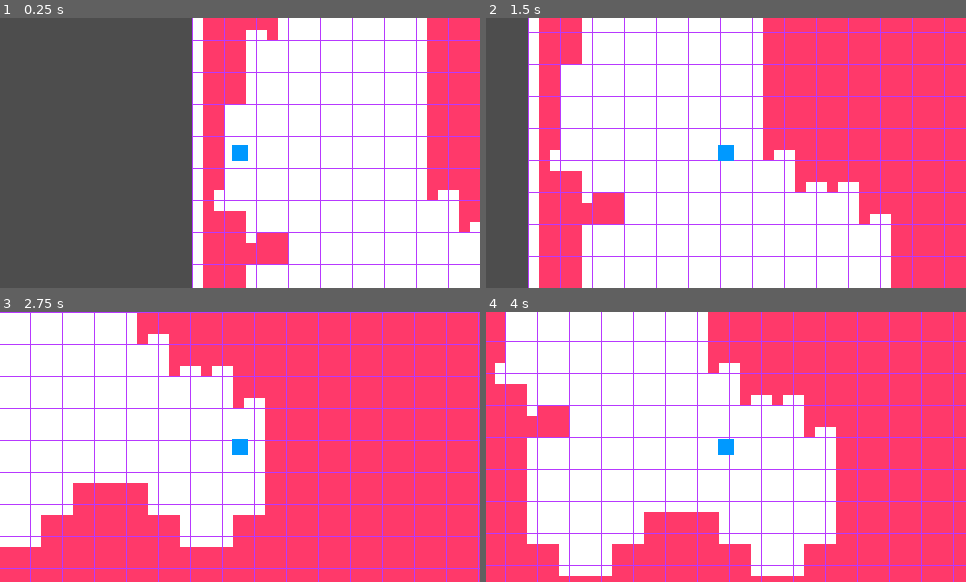
Above: before the commit, frames 1-4 (two rows, left to right).
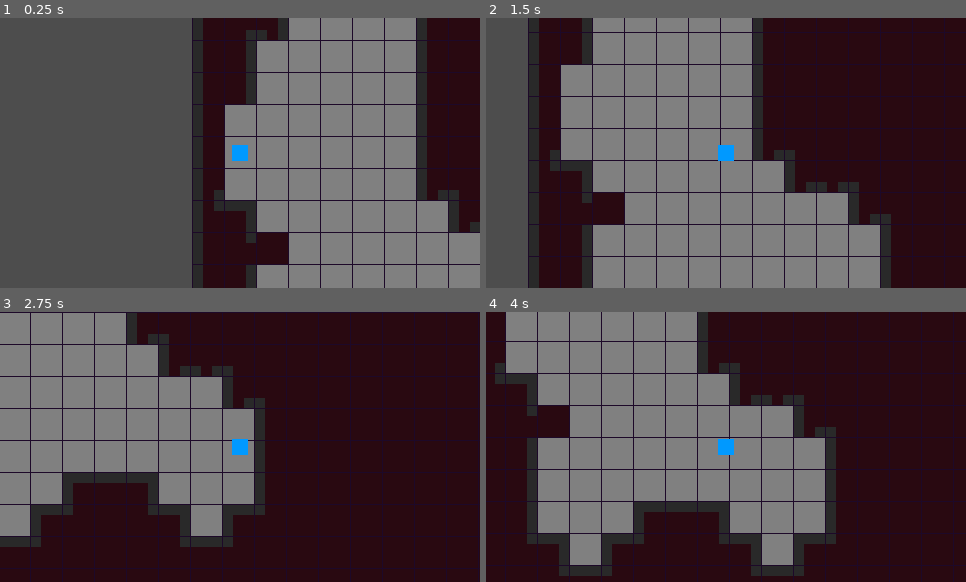
Above: after the commit, the same moments.

Repository: sakkaku-dev/godot-prototyping
Game: Godot game, scene res://games/food-dungeon/game.tscn
The game is run twice, just before and just after one commit, with the same random seed, the same clock (stepped at 60 frames per second) and the same inputs. Before the commit the project starts from res://games/game.tscn.
Inputs (mouse positions are in pixels of both pictures, inside the frame that each line leads up to):
- Up to frame 1 (0.25 s): no input
- Up to frame 2 (1.5 s): tap Enter at 0.5 s; move the mouse to (831, 139) at 0.52 s; press the mouse at (831, 139) at 0.53 s; hold D (move_right) 0.53-1.28 s; move the mouse to (630, 166) at 1.27 s; release the mouse at (630, 166) at 1.28 s; hold S (move_down) from 1.28 s (still down); click (630, 166) at 1.35 s
- Up to frame 3 (2.75 s): move the mouse to (288, 387) at 2.02 s; release S (move_down) at 2.03 s; hold D (move_right) from 2.03 s (still down); hold E (interact) from 2.03 s (still down); click (288, 387) at 2.3 s
- Up to frame 4 (4 s): move the mouse to (702, 501) at 2.77 s; release D (move_right) at 2.78 s; release E (interact) at 2.78 s; hold W (move_up) 2.78-3.53 s; click (702, 501) at 2.85 s; tap Space at 3.5 s; move the mouse to (870, 487) at 3.52 s; press the mouse at (870, 487) at 3.53 s; hold A (move_left) from 3.53 s (still down)

The runs differ from the first frame. In frame 1, 60% of the frame differs, in the area x 40-100%, y 0-100%; in frame 2, 91%; in frame 3, 100%, in the area x 0-100%, y 0-100%; in frame 4, 100%.

Commit message:
refactor to games folder

Diff:
--- a/games/ToggleHitBox.gd
+++ b/combat/ToggleHitBox.gd
@@ -3,12 +3,19 @@
 
 @export var hitbox: HitBox
 @export var attack_time := 0.1
+@export var node: CanvasItem
 
 func _ready():
 	hitbox.monitoring = false
+	if node:
+		node.hide()
 
 func _unhandled_input(event):
 	if event.is_action_pressed("attack"):
 		hitbox.monitoring = true
+		if node:
+			node.show()
 		await get_tree().create_timer(attack_time).timeout
 		hitbox.monitoring = false
+		if node:
+			node.hide()
--- /dev/null
+++ b/games/food-dungeon/BatEffect.gd
@@ -0,0 +1,7 @@
+extends Node
+
+@export var stun_chance := 0.1
+@export var see_invisible_chance := 0.3
+
+func apply():
+	pass
--- a/games/corpse.tscn
+++ b/games/food-dungeon/corpse.tscn
@@ -1,11 +1,12 @@
-[gd_scene load_steps=6 format=3 uid="uid://xcpi1d1063q5"]
+[gd_scene load_steps=7 format=3 uid="uid://xcpi1d1063q5"]
 
-[ext_resource type="Script" path="res://games/corpse.gd" id="1_xv20d"]
+[ext_resource type="Script" path="res://games/food-dungeon/corpse.gd" id="1_xv20d"]
 [ext_resource type="Shader" path="res://shaders/outline.gdshader" id="2_mjl2s"]
-[ext_resource type="Script" path="res://games/OutlineInteractable.gd" id="3_kuvvq"]
+[ext_resource type="Script" path="res://util/OutlineInteractable.gd" id="3_w7dmg"]
+[ext_resource type="Script" path="res://games/food-dungeon/BatEffect.gd" id="4_hk2g3"]
 
 [sub_resource type="CircleShape2D" id="CircleShape2D_vpuc2"]
-radius = 16.0
+radius = 9.0
 
 [sub_resource type="ShaderMaterial" id="ShaderMaterial_k342n"]
 shader = ExtResource("2_mjl2s")
@@ -31,15 +32,20 @@
 anchor_top = 0.5
 anchor_right = 0.5
 anchor_bottom = 0.5
-offset_left = -9.0
-offset_top = -9.0
-offset_right = 9.0
-offset_bottom = 9.0
+offset_left = -5.0
+offset_top = -5.0
+offset_right = 5.0
+offset_bottom = 5.0
 grow_horizontal = 2
 grow_vertical = 2
 color = Color(0, 1, 0.215686, 1)
 
 [node name="OutlineInteractable" type="Node" parent="." node_paths=PackedStringArray("interactable", "node")]
-script = ExtResource("3_kuvvq")
+script = ExtResource("3_w7dmg")
 interactable = NodePath("..")
 node = NodePath("../ColorRect")
+
+[node name="Effects" type="Node" parent="."]
+
+[node name="Bat" type="Node" parent="Effects"]
+script = ExtResource("4_hk2g3")
--- a/games/enemy.tscn
+++ b/games/food-dungeon/enemy.tscn
@@ -1,10 +1,10 @@
 [gd_scene load_steps=9 format=3 uid="uid://l1ymeecoj8b6"]
 
-[ext_resource type="Script" path="res://games/enemy.gd" id="1_02nv1"]
+[ext_resource type="Script" path="res://games/food-dungeon/enemy.gd" id="1_02nv1"]
 [ext_resource type="Script" path="res://util/RandomTimer.gd" id="2_i24ml"]
-[ext_resource type="PackedScene" uid="uid://xcpi1d1063q5" path="res://games/corpse.tscn" id="2_pe3d6"]
+[ext_resource type="PackedScene" uid="uid://xcpi1d1063q5" path="res://games/food-dungeon/corpse.tscn" id="2_pe3d6"]
 [ext_resource type="Script" path="res://move/NavigationMove2D.gd" id="3_oepvj"]
-[ext_resource type="Script" path="res://games/Hurtbox.gd" id="4_e5n0n"]
+[ext_resource type="Script" path="res://combat/Hurtbox.gd" id="4_e5n0n"]
 
 [sub_resource type="CircleShape2D" id="CircleShape2D_rqtfa"]
 radius = 9.0
--- a/games/game.tscn
+++ b/games/food-dungeon/game.tscn
@@ -1,11 +1,11 @@
 [gd_scene load_steps=11 format=3 uid="uid://bjk0ukpm1qqax"]
 
-[ext_resource type="Script" path="res://games/game.gd" id="1_4uvq8"]
+[ext_resource type="Script" path="res://games/food-dungeon/game.gd" id="1_4uvq8"]
 [ext_resource type="Texture2D" uid="uid://2y5b2fnnmt7c" path="res://assets/Prototype_Tiles_32_000.png" id="1_ghenc"]
 [ext_resource type="Script" path="res://maps/CellularAutomataDungeon.gd" id="2_imd78"]
-[ext_resource type="PackedScene" uid="uid://c8e5jesyhdnlf" path="res://games/player.tscn" id="4_seyhv"]
-[ext_resource type="Script" path="res://games/EnemyMapSpawner.gd" id="5_aq13o"]
-[ext_resource type="PackedScene" uid="uid://l1ymeecoj8b6" path="res://games/enemy.tscn" id="6_x1dte"]
+[ext_resource type="PackedScene" uid="uid://c8e5jesyhdnlf" path="res://games/food-dungeon/player.tscn" id="4_seyhv"]
+[ext_resource type="Script" path="res://games/food-dungeon/EnemyMapSpawner.gd" id="5_aq13o"]
+[ext_resource type="PackedScene" uid="uid://l1ymeecoj8b6" path="res://games/food-dungeon/enemy.tscn" id="6_x1dte"]
 
 [sub_resource type="TileSetAtlasSource" id="TileSetAtlasSource_a44at"]
 texture = ExtResource("1_ghenc")
--- /dev/null
+++ b/games/food-dungeon/player.gd
@@ -0,0 +1,23 @@
+extends CharacterBody2D
+
+@export var fire_resistance := false
+@export var cold_resistance := false
+@export var shock_resistance := false
+
+@export var see_invisible := false
+@export var warning := false
+@export var hunger := false
+@export var unbreathing := false
+@export var food_appraisal := false
+
+@export var speed := false
+@export var protection := false
+
+@export var sickness := false
+
+@export var strength := 10
+@export var constitution := 10
+@export var dexterity := 10
+@export var intelligence := 10
+@export var wisdom := 10
+@export var charisma := 10
--- a/games/player.tscn
+++ b/games/food-dungeon/player.tscn
@@ -1,9 +1,10 @@
-[gd_scene load_steps=9 format=3 uid="uid://c8e5jesyhdnlf"]
+[gd_scene load_steps=10 format=3 uid="uid://c8e5jesyhdnlf"]
 
-[ext_resource type="Script" path="res://move/TopDownMove.gd" id="1_djncb"]
-[ext_resource type="Script" path="res://games/HitBox.gd" id="2_hwb70"]
-[ext_resource type="Script" path="res://games/ToggleHitBox.gd" id="3_nyoug"]
-[ext_resource type="Script" path="res://games/AimMouse.gd" id="4_os8mc"]
+[ext_resource type="Script" path="res://move/TopDownMove2D.gd" id="1_djncb"]
+[ext_resource type="Script" path="res://games/food-dungeon/player.gd" id="1_uqpc6"]
+[ext_resource type="Script" path="res://combat/HitBox.gd" id="2_hwb70"]
+[ext_resource type="Script" path="res://combat/ToggleHitBox.gd" id="3_nyoug"]
+[ext_resource type="Script" path="res://util/AimMouse.gd" id="4_os8mc"]
 [ext_resource type="Script" path="res://util/Hand.gd" id="5_lba4i"]
 
 [sub_resource type="RectangleShape2D" id="RectangleShape2D_lrydv"]
@@ -17,6 +18,7 @@
 
 [node name="Player" type="CharacterBody2D" groups=["player"]]
 collision_layer = 2
+script = ExtResource("1_uqpc6")
 
 [node name="TopDownMove" type="Node" parent="."]
 script = ExtResource("1_djncb")
@@ -55,9 +57,22 @@
 position = Vector2(17, 0)
 shape = SubResource("RectangleShape2D_65tbp")
 
-[node name="ToggleHitBox" type="Node" parent="Node2D/HitBox" node_paths=PackedStringArray("hitbox")]
+[node name="ToggleHitBox" type="Node" parent="Node2D/HitBox" node_paths=PackedStringArray("hitbox", "node")]
 script = ExtResource("3_nyoug")
 hitbox = NodePath("..")
+node = NodePath("../ColorRect")
+
+[node name="ColorRect" type="ColorRect" parent="Node2D/HitBox"]
+anchors_preset = 15
+anchor_right = 1.0
+anchor_bottom = 1.0
+offset_left = 11.0
+offset_top = -9.0
+offset_right = 23.0
+offset_bottom = 9.0
+grow_horizontal = 2
+grow_vertical = 2
+color = Color(1, 1, 1, 0.407843)
 
 [node name="Hand" type="Area2D" parent="Node2D"]
 collision_layer = 0
--- a/move/TopDownMove.gd
+++ b/move/TopDownMove2D.gd
@@ -1,3 +1,4 @@
+class_name TopDownMove2D
 extends Node
 
 @export var speed := 200
--- a/project.godot
+++ b/project.godot
@@ -11,7 +11,7 @@
 [application]
 
 config/name="godot-prototype"
-run/main_scene="res://games/game.tscn"
+run/main_scene="res://games/food-dungeon/game.tscn"
 config/features=PackedStringArray("4.2", "Forward Plus")
 config/icon="res://icon.svg"
 
--- /dev/null
+++ b/shaders/circle.gdshader
@@ -0,0 +1,7 @@
+shader_type canvas_item;
+
+uniform float radius : hint_range(0.0, 1.0) = 1.0;
+
+void fragment() {
+    COLOR.a = 1. - step(radius/2.0, distance(UV, vec2(0.5,0.5)));
+}
--- a/games/OutlineInteractable.gd
+++ b/util/OutlineInteractable.gd
@@ -4,6 +4,9 @@
 @export var node: CanvasItem
 
 func _ready():
+	node.material = node.material.duplicate()
+	_set_outline(false)
+
 	interactable.enable_highlight.connect(_set_outline)
 
 func _set_outline(enable: bool):
Binary file removed: assets/Prototype_Tiles_16_000.png
Not shown, removed: assets/Prototype_Tiles_16_000.png.import
Binary file changed: assets/Prototype_Tiles_32_000.png
Binary file removed: assets/Prototype_Tiles_64_000.png
Not shown, removed: assets/Prototype_Tiles_64_000.png.import
Renamed: games/HitBox.gd -> combat/HitBox.gd
Renamed: games/Hurtbox.gd -> combat/Hurtbox.gd
Renamed: games/EnemyMapSpawner.gd -> games/food-dungeon/EnemyMapSpawner.gd
Renamed: games/corpse.gd -> games/food-dungeon/corpse.gd
Renamed: games/enemy.gd -> games/food-dungeon/enemy.gd
Renamed: games/game.gd -> games/food-dungeon/game.gd
Renamed: games/AimMouse.gd -> util/AimMouse.gd
